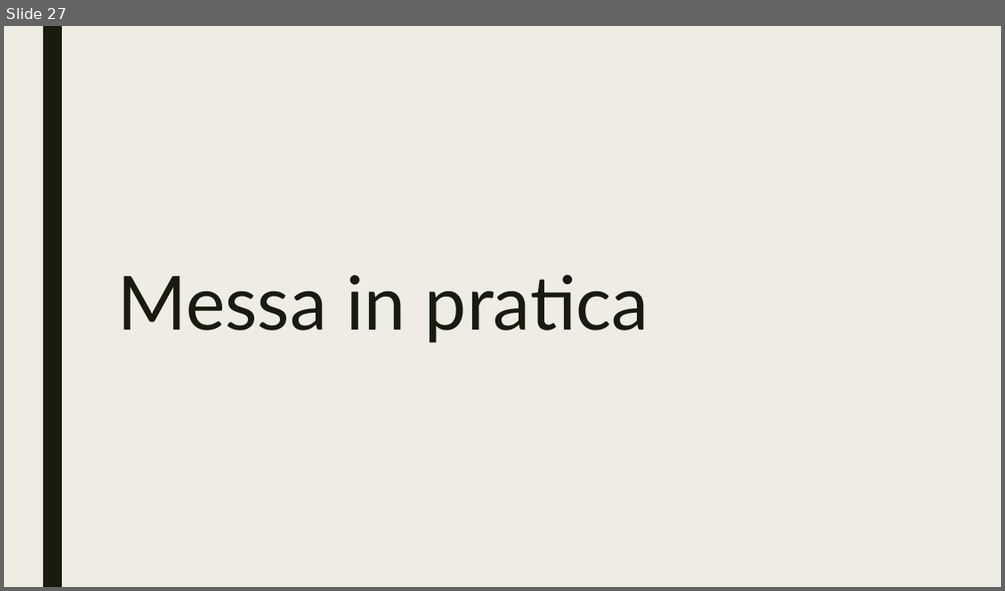
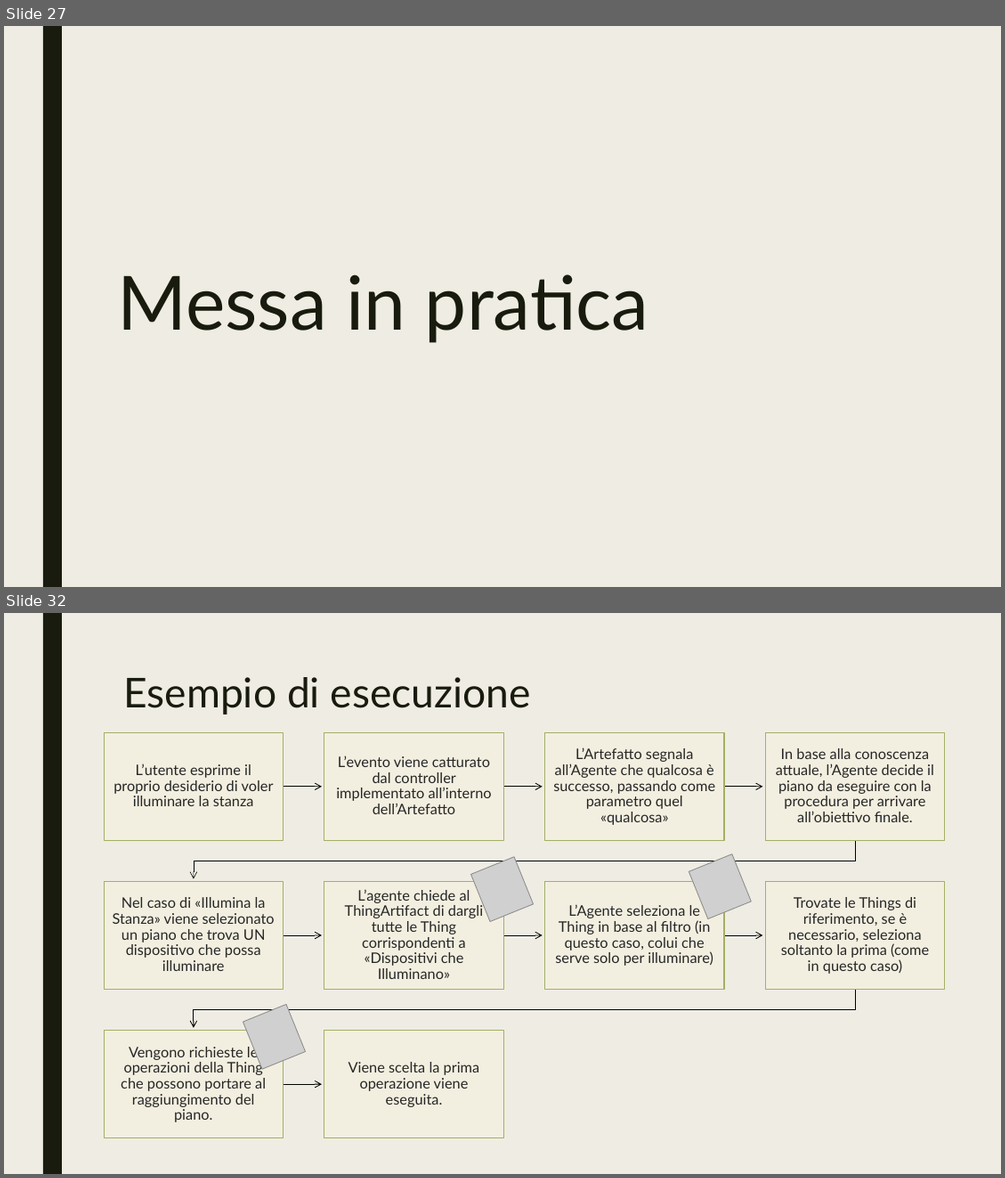
Before and after one commit to Martinocom/pervasive-semantic-exam, a slide deck: doc/Presentation.pptx. Shown one above the other, each under a label of ours: slide 27 before the commit, slides 27 and 32 after it; the slides between them are not shown. The pictures are 1005x591 and 1005x1178 pixels, drawn with LibreOffice and Linux fonts; fonts in the diff are those of the drawing; grey boxes stand for pictures. Boxes give left, top, right and bottom in pixels: in the first picture for what was removed or moved away, otherwise in the second. Text is boxed around its words. In the diff, an @@ line names an element or a change of style, - is before the commit and + after.

```diff
--- a/doc/Presentation.pptx
+++ b/doc/Presentation.pptx
@@ slide 32 added at [4,613,1001,1174], background #EFEDE3; not listed: 1 template element that a slide beside it also shows @@
@@ title added at [123,677,531,714], 39.6 pt, text #191B0E @@
+Esempio di esecuzione
@@ freeform shape added at [105,732,283,840], fill #F4F1E1, outline #A3AF65 1 pt, 14 pt, text #262626 @@
+L’utente esprime il proprio desiderio di voler illuminare la stanza
@@ freeform shape added at [324,732,503,840], fill #F4F1E1, outline #A3AF65 1 pt, 14 pt, text #262626 @@
+L’evento viene catturato dal controller implementato all’interno dell’Artefatto
@@ freeform shape added at [544,732,724,840], fill #F4F1E1, outline #A3AF65 1 pt, 14 pt, text #262626 @@
+L’Artefatto segnala all’Agente che qualcosa è successo, passando come parametro quel «qualcosa»
@@ freeform shape added at [765,732,945,840], fill #F4F1E1, outline #A3AF65 1 pt, 14 pt, text #262626 @@
+In base alla conoscenza attuale, l’Agente decide il piano da eseguire con la procedura per arrivare all’obiettivo finale.
@@ freeform shape added at [283,783,322,790], outline #000000 0.75 pt @@
@@ freeform shape added at [503,783,542,790], outline #000000 0.75 pt @@
@@ freeform shape added at [724,783,763,790], outline #000000 0.75 pt @@
@@ freeform shape added at [194,840,855,879], outline #000000 0.5 pt @@
@@ picture added at [471,857,533,921] @@
@@ picture added at [688,854,751,919] @@
@@ freeform shape added at [105,882,283,989], fill #F4F1E1, outline #A3AF65 1 pt, 14 pt, text #262626 @@
+Nel caso di «Illumina la Stanza» viene selezionato un piano che trova UN dispositivo che possa illuminare
@@ freeform shape added at [324,882,503,989], fill #F4F1E1, outline #A3AF65 1 pt, 14 pt, text #262626 @@
+L’agente chiede al ThingArtifact di dargli tutte le Thing corrispondenti a «Dispositivi che Illuminano»
@@ freeform shape added at [544,882,724,989], fill #F4F1E1, outline #A3AF65 1 pt, 14 pt, text #262626 @@
+L’Agente seleziona le Thing in base al filtro (in questo caso, colui che serve solo per illuminare)
@@ freeform shape added at [765,882,945,989], fill #F4F1E1, outline #A3AF65 1 pt, 14 pt, text #262626 @@
+Trovate le Things di riferimento, se è necessario, seleziona soltanto la prima (come in questo caso)
@@ freeform shape added at [283,932,322,939], outline #000000 0.75 pt @@
@@ freeform shape added at [503,932,542,939], outline #000000 0.75 pt @@
@@ freeform shape added at [724,932,763,939], outline #000000 0.75 pt @@
@@ freeform shape added at [194,989,855,1028], outline #000000 0.75 pt @@
@@ picture added at [243,1004,305,1069] @@
@@ freeform shape added at [105,1030,283,1138], fill #F4F1E1, outline #A3AF65 1 pt, 14 pt, text #262626 @@
+Vengono richieste le operazioni della Thing che possono portare al raggiungimento del piano.
@@ freeform shape added at [324,1030,503,1138], fill #F4F1E1, outline #A3AF65 1 pt, 14 pt, text #262626 @@
+Viene scelta la prima operazione viene eseguita.
@@ freeform shape added at [283,1080,322,1088], outline #000000 0.75 pt @@
```
Also in this commit, not shown: 15 slides changed, 7 other slides added.
